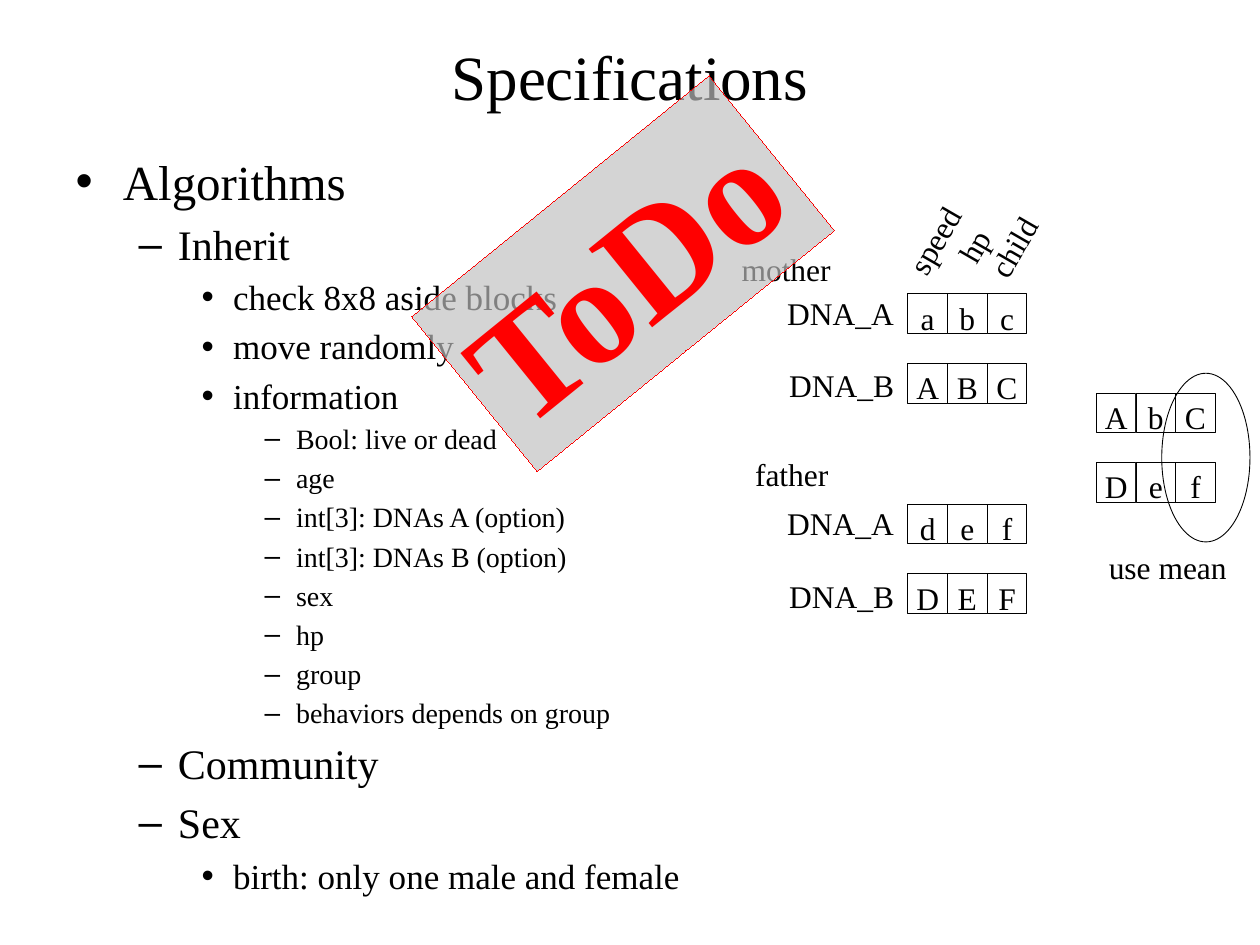
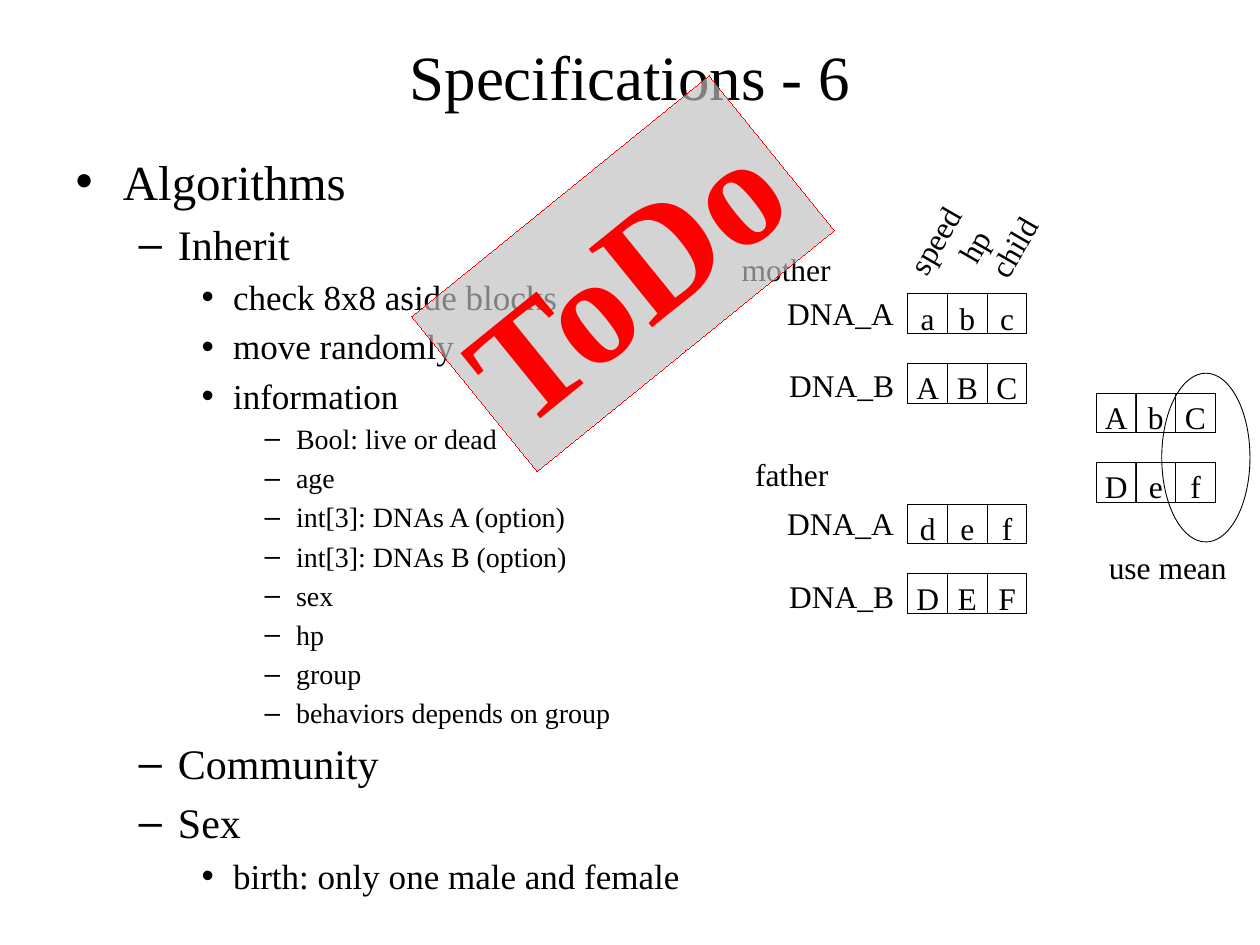
Before and after one commit to iwatake2222/LifeGame, a slide deck: slide 8 of LifeGameDesignDocument.pptx (slide 5 before the commit). Drawn at 1260x945 pixels with LibreOffice and Linux fonts; fonts in the diff are those of the drawing. Boxes give left, top, right and bottom in pixels: in the first picture for what was removed or moved away, otherwise in the second. Text is boxed around its words. In the diff, an @@ line names an element or a change of style, - is before the commit and + after.

```diff
--- a/LifeGameDesignDocument.pptx
+++ b/LifeGameDesignDocument.pptx
@@ text at (x1=410, y1=55, x2=850, y2=112): text changed @@
-Specifications
+Specifications - 6
```
Also in this commit, not shown: 6 other slides changed, 5 slides added, 19 other files.
